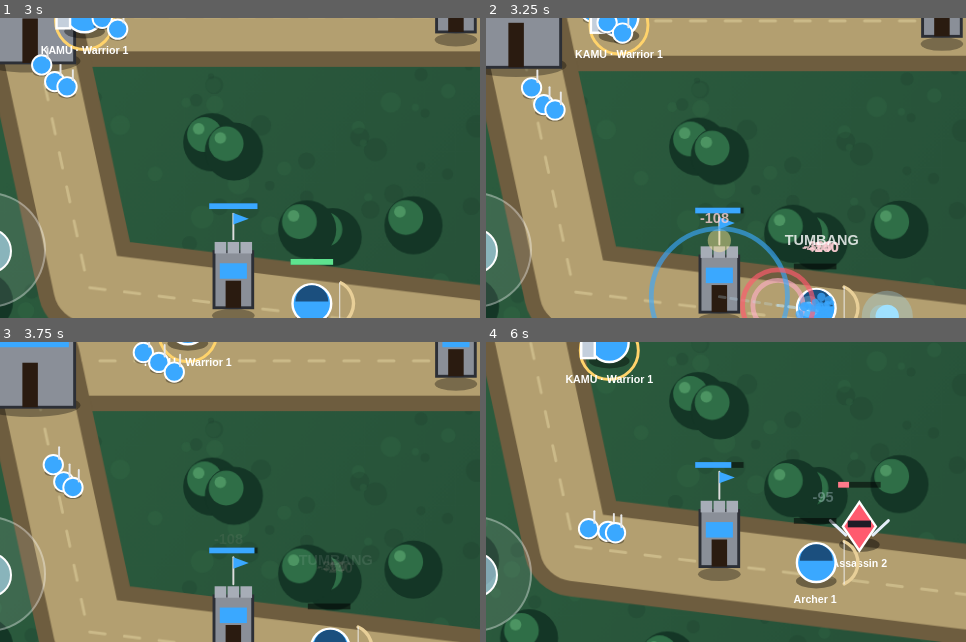
Above: before the commit, frames 1-4 (two rows, left to right).
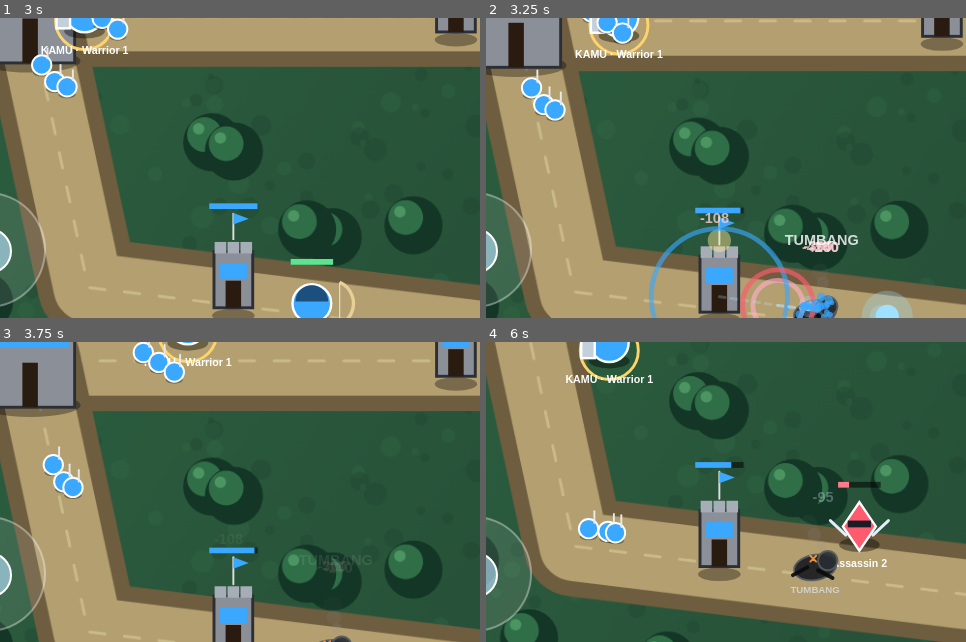
Above: after the commit, the same moments.

Repository: vexelkang-cell/gamepai
Game: browser game, page games/vexel-legend-2-arena/index.html
Same seed, same stepped clock (60 frames per second), same inputs: the game is played once before the commit and once after it.
Inputs (mouse positions are % of the whole screen's width and height, from its top left):
- Up to frame 1 (3 s): click "MULAI PERTANDINGAN" at 0.27 s; hold Right 1.03-1.53 s; click (50, 60) at 1.07 s; tap Space every 0.5 s from 1.1 to 2.6 s; hold Down 1.58-1.85 s; click (30, 40) at 1.67 s; hold Left 1.9-2.47 s; click (70, 35) at 2.27 s; hold Up 2.52-2.82 s; tap A at 2.52 s; click (65, 70) at 2.87 s; hold Right from 2.87 s (still down)
- Up to frame 2 (3.25 s): keep holding Right; tap Space at 3.1 s
- Up to frame 3 (3.75 s): click (25, 75) at 3.47 s; release Right at 3.53 s; hold Up from 3.58 s (still down); tap Space at 3.6 s
- Up to frame 4 (6 s): release Up at 3.82 s; hold Left 3.87-4.3 s; click (50, 30) at 4.07 s; tap Space every 0.5 s from 4.1 to 5.6 s; hold Down 4.35-4.68 s; click (80, 55) at 4.67 s; hold Right 4.73-5.23 s; click (20, 50) at 5.27 s; hold Down 5.28-5.55 s; hold Left from 5.6 s (still down); click (40, 85) at 5.87 s
The pictures show only the part of the screen within x 9-59%, y 50-100%; the shares and areas given below are measured in that part.

Frame 1 is identical in both runs. In frame 2, 0.8% of the frame differs, in the area x 63-78%, y 82-100%; in frame 3, 0.5%; in frame 4, 1.8%, in the area x 63-78%, y 58-87%.

Commit message:
Add landscape fullscreen mode and escalating hero respawn

Diff:
--- a/games/vexel-legend-2-arena/index.html
+++ b/games/vexel-legend-2-arena/index.html
@@ -40,6 +40,12 @@
 .go{width:100%;border:0;border-radius:14px;padding:13px;background:linear-gradient(120deg,#ffcf5b,#ff914d);color:#1d2632;font-weight:900;font-size:17px;cursor:pointer}
 .small{font-size:11px;color:#a9bfd5;line-height:1.5;margin-top:10px}
 .endT{font-size:38px;font-weight:1000;color:#ffd36b;margin:6px 0}
+.rotateGate{position:fixed;inset:0;z-index:20;display:flex;align-items:center;justify-content:center;padding:22px;text-align:center;background:radial-gradient(ellipse at center,#263f60,#08111f)}
+.rotateCard{width:min(440px,94vw);padding:26px 20px;border:1px solid #8bb8e477;border-radius:20px;background:#13243a;box-shadow:0 20px 70px #000b}
+.rotateIcon{font-size:64px;line-height:1.2;margin-bottom:12px}
+.rotateTitle{font-size:22px;font-weight:1000;color:#ffd36b;margin-bottom:8px}
+.rotateText{font-size:13px;color:#c8d9ea;line-height:1.6;margin-bottom:18px}
+.rotateBtn{width:100%;border:0;border-radius:13px;padding:13px;background:linear-gradient(120deg,#ffcf5b,#ff914d);color:#1d2632;font-weight:900;font-size:15px}
 @media(max-width:600px){#hero{width:128px;font-size:10px}#mini{width:96px;height:66px}#hint{top:60px;font-size:10px}.jo …(203 unchanged characters)…
 </style></head>
 <body>
@@ -59,6 +65,7 @@
     </div>
   </div>
 </div>
+<div class="rotateGate hidden" id="rotateGate"><div class="rotateCard"><div class="rotateIcon">📱↻</div><div class="rotateTitle">MODE LANDSCAPE</div><div class="rotateText">VEXEL LEGENDS 2 dimainkan dalam posisi HP mendatar. Tekan tombol di bawah untuk mencoba layar penuh dan mengunci posisi landscape, lalu putar HP kamu jika belum berputar otomatis.</div><button class="rotateBtn" id="rotateBtn">PUTAR & LAYAR PENUH</button></div></div>
 <div class="menu" id="menu"><div class="box">
   <div class="logo">VEXEL LEGENDS 2</div>
   <div class="sub">2D ARENA · MOBA OFFLINE · 3 LANE · 5 HERO</div>
@@ -128,7 +135,7 @@
    if(src.isP)gold+=150;grant(src,150);return;
  }
  t.dead=true;
- if(t.hero){t.rt=4+t.lvl*1.2;kills[src.team]++;if(src.isP)gold+=100;grant(src,150);burst(t.x,t.y,COL[t.team],18);fx(t.x,t.y-40,'TUMBANG','#fff')}
+ if(t.hero){t.deaths=(t.deaths||0)+1;t.rt=Math.min(40,8+(t.deaths-1)*5);kills[src.team]++;if(src.isP)gold+=100;grant(src,150);burst(t.x,t.y,COL[t.team],18);fx(t.x,t.y-40,'TUMBANG','#fff')}
  else{burst(t.x,t.y,COL[t.team],6);if(src.isP)gold+=20;grant(src,25)}
 }
 function grant(u,n){if(!u||!u.hero||u.dead)return;u.xp+=n;while(u.xp>=u.lvl*120&&u.lvl<12){u.xp-=u.lvl*120;u.lvl++;u.max=Math.round(u.max*1.08);u.hp=Math.min(u.max,u.hp+u.max*.15);u.dmg=Math.round(u.dmg*1.07);u.maxMp=Math.round(u.maxMp*1.05);fx(u.x,u.y-48,'LEVEL '+u.lvl,'#ffd36b')}}
@@ -286,7 +293,20 @@
  g.strokeStyle='#e8e8e8';g.lineWidth=2;g.beginPath();g.moveTo(x+sx,y-6);g.lineTo(x+sx,y-18);g.stroke();
  if(m.hp<m.max){g.fillStyle='#0008';g.fillRect(x-10,y-22,20,4);g.fillStyle='#60e58c';g.fillRect(x-10,y-22,20*m.hp/m.max,4)}
 }
+function drawBurnedHero(u){
+ const x=u.x,y=u.y;
+ g.save();g.globalAlpha=.9;
+ for(let i=0;i<3;i++){const q=(time*34+i*23)%34;g.fillStyle=`rgba(150,155,160,${.22*(1-q/34)})`;g.beginPath();g.arc(x+Math.sin(time*2+i)*8,y-15-q,4+q*.22,0,Math.PI*2);g.fill()}
+ g.fillStyle="#17191d";g.strokeStyle="#555b62";g.lineWidth=2;
+ g.beginPath();g.ellipse(x,y+5,22,13,-.18,0,Math.PI*2);g.fill();g.stroke();
+ g.fillStyle="#292d32";g.beginPath();g.arc(x+13,y-2,10,0,Math.PI*2);g.fill();g.stroke();
+ g.strokeStyle="#090a0c";g.lineWidth=4;g.lineCap="round";g.beginPath();g.moveTo(x-8,y+5);g.lineTo(x-23,y+13);g.moveTo(x+3,y+8);g.lineTo(x+18,y+16);g.stroke();
+ g.strokeStyle="#ff9b45";g.lineWidth=2;g.beginPath();g.moveTo(x-5,y-7);g.lineTo(x+1,y-1);g.moveTo(x+1,y-7);g.lineTo(x-5,y-1);g.stroke();
+ g.font="bold 10px Arial";g.textAlign="center";g.fillStyle="#d5d5d5";g.fillText("TUMBANG",x,y+31);
+ g.restore();
+}
 function drawUnit(u){
+ if(u.dead&&u.hero){drawBurnedHero(u);return}
  if(!u.hero){drawMinion(u);return}
  if(u.shield>0){g.strokeStyle='#9fe3ff';g.lineWidth=4;g.beginPath();g.arc(u.x,u.y,30,0,7);g.stroke()}
  if(u.isP){g.strokeStyle='#ffd36b';g.lineWidth=3;g.beginPath();g.arc(u.x,u.y+8,30,0,7);g.stroke()}
@@ -361,7 +381,18 @@
 showDetail();
 function resize(){const dpr=devicePixelRatio||1;cv.width=innerWidth*dpr;cv.height=innerHeight*dpr;cv.style.width=innerWidth+'px';cv.style.height=innerHeight+'px'}
 addEventListener('resize',resize);resize();
-$('start').onclick=init;$('again').onclick=init;
+async function enableLandscape(){
+ try{if(!document.fullscreenElement&&document.documentElement.requestFullscreen)await document.documentElement.requestFullscreen()}catch(e){}
+ try{if(screen.orientation&&screen.orientation.lock)await screen.orientation.lock('landscape')}catch(e){}
+ updateOrientationGate();
+}
+function updateOrientationGate(){const portrait=window.matchMedia('(orientation: portrait)').matches;$('rotateGate').classList.toggle('hidden',!portrait)}
+$('rotateBtn').onclick=enableLandscape;
+$('start').onclick=async()=>{await enableLandscape();init()};
+$('again').onclick=async()=>{await enableLandscape();init()};
+window.addEventListener('orientationchange',updateOrientationGate);
+window.addEventListener('resize',updateOrientationGate);
+updateOrientationGate();
 $('pause').onclick=()=>{paused=!paused;$('pause').textContent=paused?'▶':'Ⅱ'};
 $('mute').onclick=()=>{muted=!muted;$('mute').textContent=muted?'🔇':'🔊'};
 addEventListener('pointerdown',ac);addEventListener('keydown',ac);
